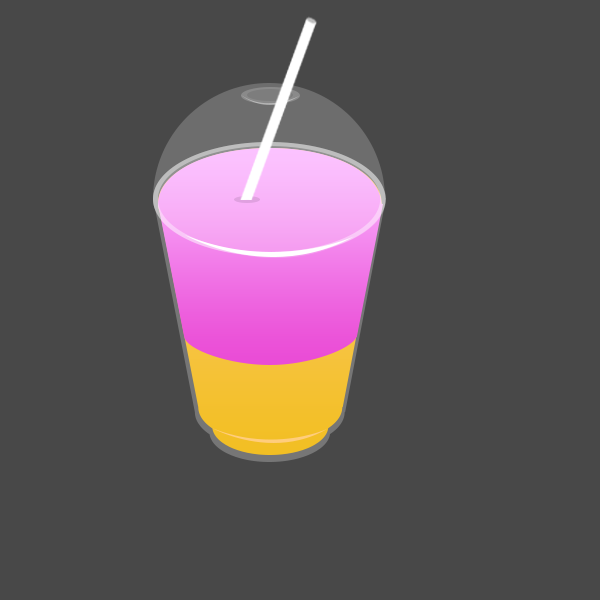
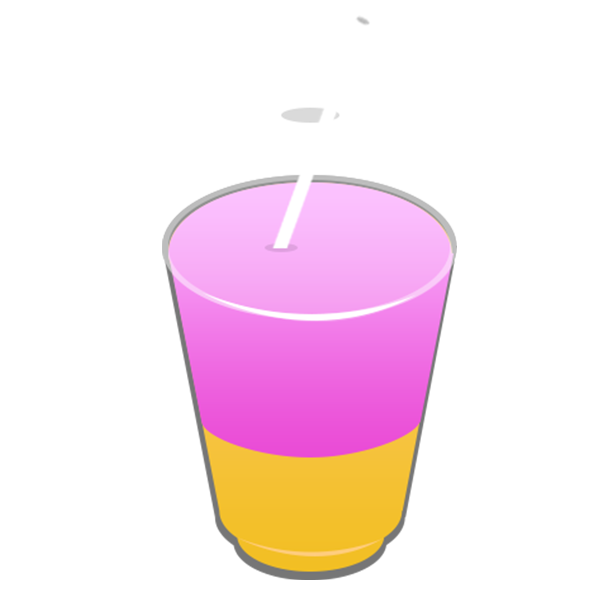
Comparing the layer stacks of the two 600 × 600 images. Changes:
added layer "Group 1 copy" above "Group 1" over (162, 15, 457, 580)
moved "Ellipse 2" into group "Group 1" over (239, 16, 317, 200)
moved "Ellipse 3" into group "Group 1" over (234, 196, 260, 203)
moved "light" into group "Group 1" over (185, 95, 354, 443)
moved "Ellipse 1 copy" into group "Group 1" over (247, 89, 293, 101)
moved "Ellipse 1" into group "Group 1" over (241, 87, 300, 104)
moved "Shape 1 copy" into group "Group 1" over (153, 83, 386, 258)
moved "Rectangle 1 copy 3" into group "Group 1", painted on it over (153, 142, 386, 256)
moved "Rectangle 1 copy 2" into group "Group 1" over (158, 148, 383, 365)
moved "Rectangle 1 copy" into group "Group 1", painted on it over (158, 148, 382, 455)
moved "Rectangle 1" into group "Group 1", painted on it over (153, 142, 386, 462)
hid "Background" over (0, 0, 600, 600)
